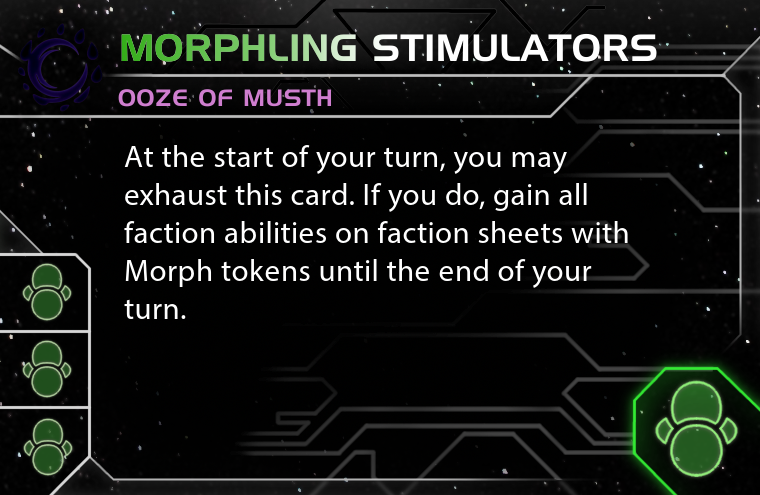
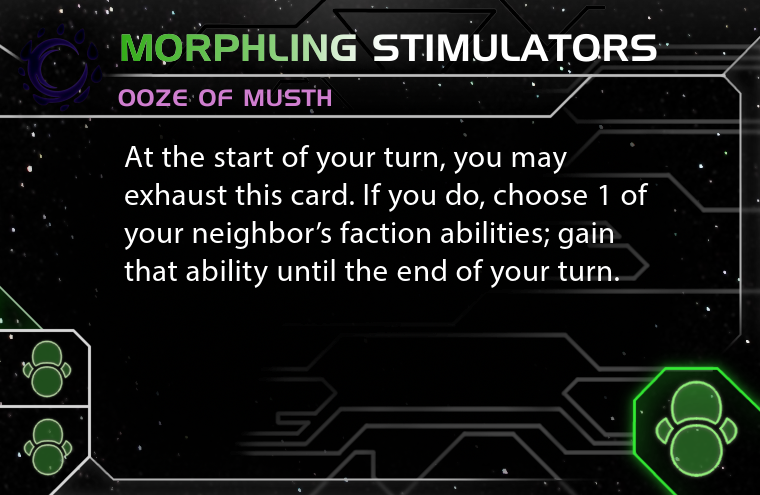
Layer changes from the first 760x495 image to the second:
painted on "At the start of your turn, you..." over [124, 183, 649, 319]
hid "green prereq 3" over [20, 261, 73, 324]
hid "3 prereq" over [0, 252, 92, 495]
showed "2 prereq" over [0, 328, 92, 495]
hid "t3" over [0, 209, 49, 262]
showed "t2" over [0, 209, 49, 334]